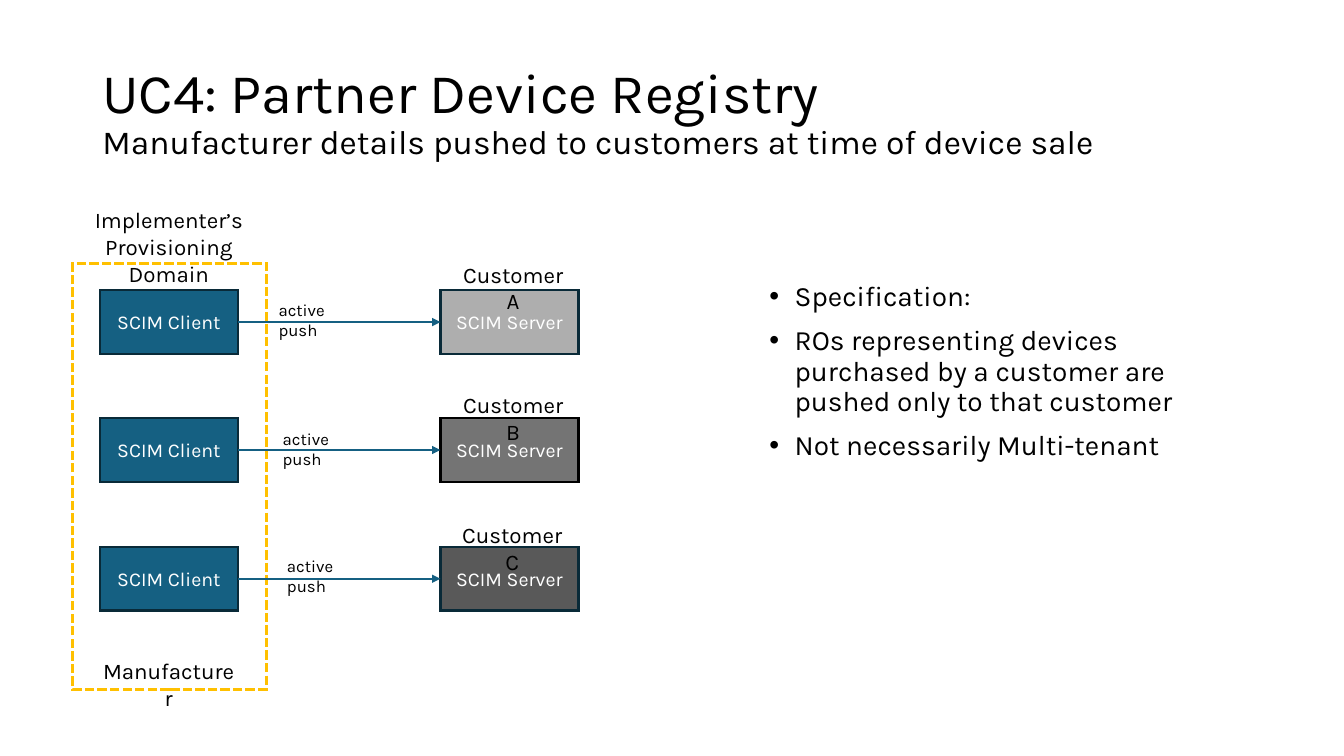
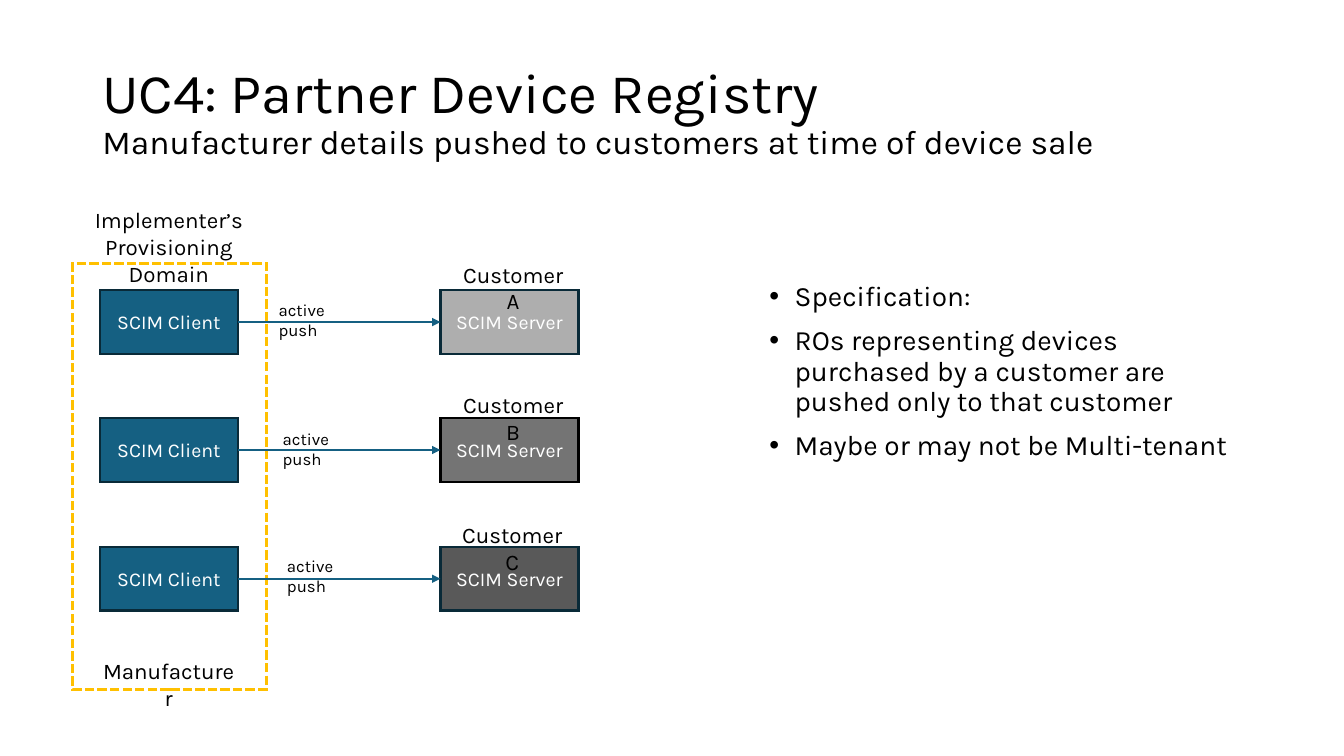
Before and after one commit to pamelatech/scim-use-case-revamp, a slide deck: slide 27 of Use Cases 16 Apr 2024.pptx. Drawn at 1344x756 pixels with LibreOffice and Linux fonts; fonts in the diff are those of the drawing. Boxes give left, top, right and bottom in pixels: in the first picture for what was removed or moved away, otherwise in the second. Text is boxed around its words. In the diff, an @@ line names an element or a change of style, - is before the commit and + after.

Commit message:
updates from Devices

```diff
--- a/Use Cases 16 Apr 2024.pptx
+++ b/Use Cases 16 Apr 2024.pptx
@@ text at box(795, 436, 1227, 462): text changed @@
-• Not necessarily Multi-tenant
+• Maybe or may not be Multi-tenant
```
Also in this commit, not shown: 2 other slides changed, 1 slide added.
